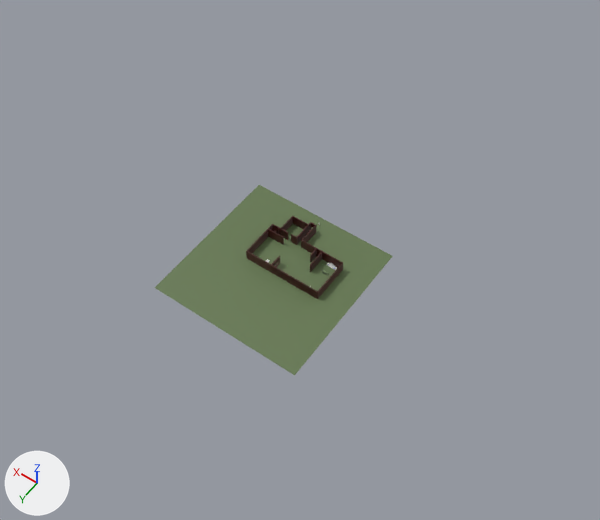
Two versions of the glTF model spatial-memory-match/assets/levels/first_floor.gltf, one commit apart.
One viewpoint serves both versions: a camera (50 mm lens) standing at (-315.0, 399.0, 669.0) and looking at (-5.0, -35.0, -14.0). Arrows for +X, +Y and +Z are at lower left; the lights stay in place. The first picture is the older version. Objects named as collision shapes, trigger or cutter boxes, shadow casters or lower levels of detail are left out. Where no turn or scale is listed for an object, it has been applied to the vertices. Vertices at exactly the same position are counted once.

Before the edit, the objects in view are built like this:
```python
me_cube = bpy.data.meshes.new('Cube')
me_cube.from_pydata(...)  # a box spanning x -1.0..1.0, y -1.0..1.0, z -1.0..1.0
me_cube.materials.append(mat_grass)  # dark green #63774e
me_plane_004 = bpy.data.meshes.new('Plane.004')
me_plane_004.from_pydata(...)  # 198 vertices, 400 faces; spans x -52.3..36.1, y -34.9..34.9, z -3.5..8.3
me_plane_004.materials.append(mat_walls_005)
ob_floor_col = bpy.data.objects.new('Floor-col', me_cube)
ob_floor_col.location = (0.0, 0.0, 0.0)
ob_floor_col.rotation_euler = (0.0, 0.0, 3.142)  # degrees (0, 0, 180)
ob_floor_col.scale = (-85.8, -85.8, -0.0777)
ob_walls_col = bpy.data.objects.new('Walls-col', me_plane_004)
ob_walls_col.location = (-2.0, -32.0, 4.0)
```
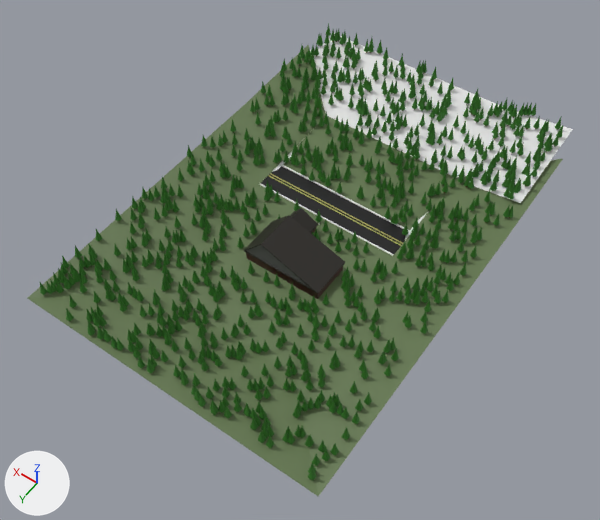
Changed parts and their boxes (x1, y1, x2, y2) in the pictures (600 x 520 px):
'Floor-col', reshaped (125% wider, 137% taller)
    before: (155, 185, 393, 375)
    after: (27, 45, 563, 496)
'TreeFloor', added
    after: (40, 23, 573, 480)
    faces in mat_treeleaves (dark green #2d711a): (40, 23, 563, 480)
    faces in mat_treetrunk (brown #56310e): (65, 36, 559, 291)
'Roof', added
    after: (244, 208, 345, 294)
    faces in mat_roof (black #23201a): (244, 208, 345, 294)
    faces in mat_roofsecondary (dark grey #5c5c5c): (246, 245, 311, 288)
part 1 of me_cube, built on
    before: (160, 267, 384, 375)
    after: (27, 45, 563, 496)
'Walls-col', unchanged, covered by the edit
    before: (246, 216, 343, 299)
    after: (246, 227, 343, 299)

Diff of the bpy script that builds the scene:
```diff
--- a/spatial-memory-match/assets/levels/first_floor.gltf.py
+++ b/spatial-memory-match/assets/levels/first_floor.gltf.py
@@ mat_roadyellow @@
+mat_roadyellow = principled_material('RoadYellow')
+mat_roadyellow.base_color = (0.36, 0.366, 0.0843)  # yellow #a2a352
@@ mat_road @@
+mat_road = principled_material('Road')
+mat_road.base_color = (0.00344, 0.00344, 0.00344)  # black #0b0b0b
@@ mat_curb @@
+mat_curb = principled_material('Curb')
+mat_curb.base_color = (0.8, 0.8, 0.8)  # white #e7e7e7
@@ mat_treeleaves @@
+mat_treeleaves = principled_material('TreeLeaves')
+mat_treeleaves.base_color = (0.0261, 0.165, 0.0104)  # dark green #2d711a
+mat_treeleaves.roughness = 0.757
@@ mat_treetrunk @@
+mat_treetrunk = principled_material('TreeTrunk')
+mat_treetrunk.base_color = (0.092, 0.0302, 0.0044)  # brown #56310e
@@ mat_roofsecondary @@
+mat_roofsecondary = principled_material('RoofSecondary')
+mat_roofsecondary.base_color = (0.107, 0.107, 0.107)  # dark grey #5c5c5c
@@ mat_roof @@
+mat_roof = principled_material('Roof')
+mat_roof.base_color = (0.0172, 0.0142, 0.0101)  # black #23201a
@@ me_cube @@
 # used by ob_floor_col; location = (0.0, 0.0, 0.0); rotation_euler = (0.0, 0.0, 3.142), in degrees (0, 0, 180); scale = (-85.8, -85.8, -0.0777)
-me_cube.from_pydata(...)  # 8 vertices, 12 faces; spans x -1.0..1.0, y -1.0..1.0, z -1.0..1.0
+me_cube.from_pydata(...)  # 64 vertices, 124 faces; spans x -2.0..2.0, y -3.51..2.0, z -195.13..1.0
+# me_cube part 1
+# 8 faces are deleted
+# 44 vertices are added at x -2.0..2.0, y -3.51..2.0, z -195.13..1.0
+# 6 new vertices lie (0.0, 0.0, -13.58) away from vertices in x -1.0..1.0, y -1.43..-1.0, z -1.0
+# 6 new vertices lie (0.0, 0.0, 4.0) away from vertices in x -2.0..2.0, y -3.51..2.0, z -195.13..-130.75
+# 74 new faces join them, mat_grass (dark green #63774e)
+# 22 new faces join them, mat_road (black #0b0b0b)
+# 20 new faces join them, mat_curb (white #e7e7e7)
+# 4 new faces join them, mat_roadyellow (yellow #a2a352)
 me_cube.materials.append(mat_grass)
+me_cube.materials.append(mat_road)  # black #0b0b0b
+me_cube.materials.append(mat_curb)  # white #e7e7e7
+me_cube.materials.append(mat_roadyellow)  # yellow #a2a352
@@ me_plane_001 @@
+me_plane_001.from_pydata(...)  # 100034 vertices, 173950 faces; spans x -165.0..171.0, y -343.0..168.0, z 0.0..44.0
+# faces by material slot: [30, 21740, 152180]
+me_plane_001.materials.append(mat_treetrunk)  # brown #56310e
+me_plane_001.materials.append(mat_treeleaves)  # dark green #2d711a
@@ me_cube_031 @@
+me_cube_031.from_pydata(...)  # 44 vertices, 85 faces; spans x -45.8..45.8, y -39.4..32.8, z -2.1..23.9
+# faces by material slot: [80, 5]
+me_cube_031.materials.append(mat_roof)  # black #23201a
+me_cube_031.materials.append(mat_roofsecondary)  # dark grey #5c5c5c
@@ ob_treefloor @@
+ob_treefloor = bpy.data.objects.new('TreeFloor', me_plane_001)
+ob_treefloor.location = (0.0, 0.0, -2.0)
@@ ob_roof @@
+ob_roof = bpy.data.objects.new('Roof', me_cube_031)
+ob_roof.location = (-10.0, -28.0, 14.0)
```
